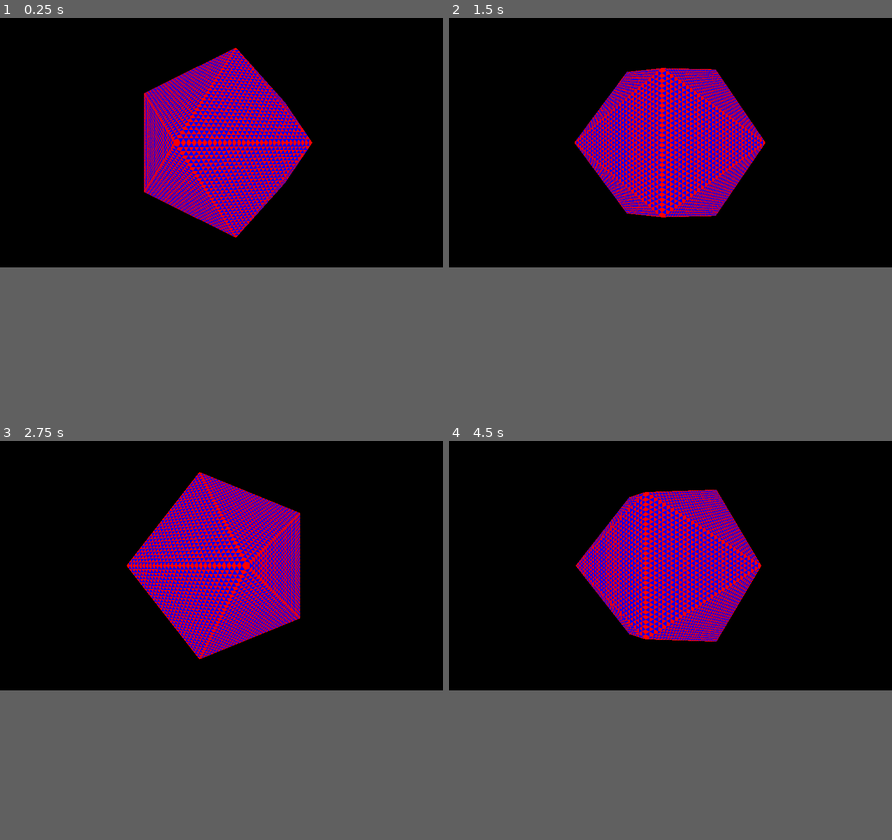
Above: before the commit, frames 1-4 (two rows, left to right).
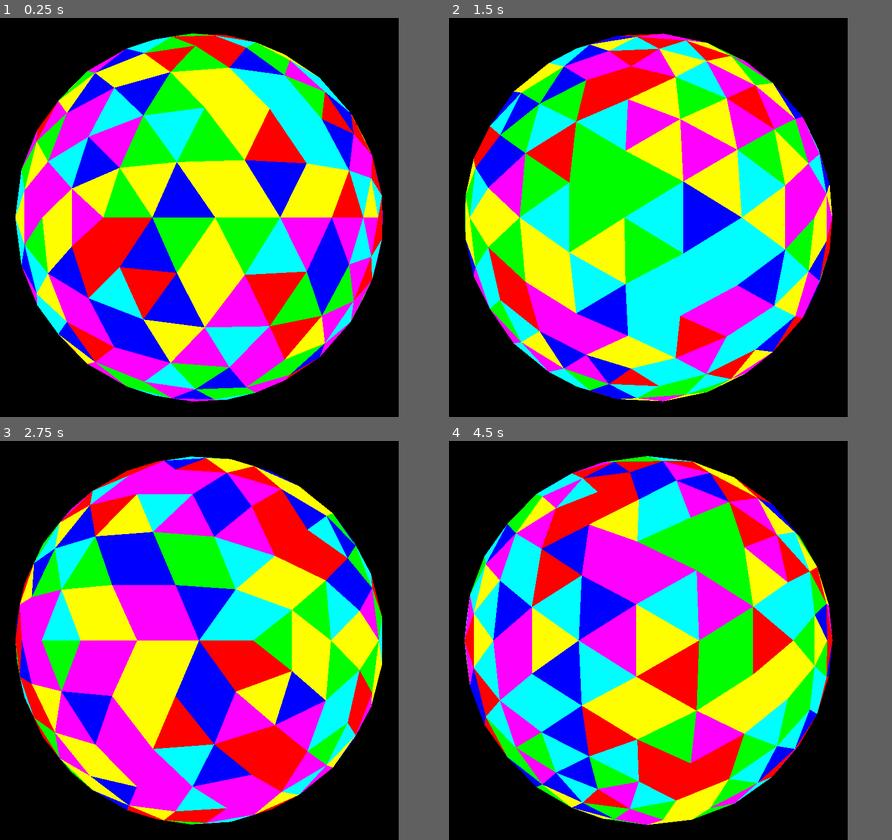
Above: after the commit, the same moments.

Repository: TomiMantyla/sphere
Game: Godot game, scene res://Cube-scene.tscn
The game is run twice, just before and just after one commit, with the same random seed, the same clock (stepped at 60 frames per second) and the same inputs.
Inputs:
- Up to frame 1 (0.25 s): no input
- Up to frame 2 (1.5 s): no input
- Up to frame 3 (2.75 s): no input
- Up to frame 4 (4.5 s): no input
In our replay, the window is 800x450 before the commit and 720x720 after it. These sizes can differ from the game's own. Grey fills any space a smaller window leaves; there, only what the larger window draws over its background counts as a difference.

The runs differ from the first frame. In frame 1, 58% of the frame differs, in the area x 3-87%, y 3-97%; in frame 2, 59%; in frame 3, 58%; in frame 4, 59%.

Commit message:
Ikosahedri värikkäänä

Diff:
--- a/Cube-scene.tscn
+++ b/Cube-scene.tscn
@@ -32,7 +32,7 @@
 environment = SubResource( 1 )
 
 [node name="Camera" type="Camera" parent="."]
-transform = Transform( 1, 0, 0, 0, 1, 0, 0, 0, 1, 0, 0, 4 )
+transform = Transform( 1, 0, 0, 0, 1, 0, 0, 0, 1, 0, 0, 3.5 )
 
 [node name="Cube" type="MeshInstance" parent="."]
 visible = false
@@ -49,12 +49,12 @@
 visible = false
 material_override = SubResource( 4 )
 script = ExtResource( 3 )
-freq = 10
+freq = 6
 
 [node name="Icosahedron" type="MeshInstance" parent="."]
 material_override = SubResource( 5 )
 script = ExtResource( 4 )
-frequency = 30
+frequency = 6
 
 [node name="DirectionalLight" type="DirectionalLight" parent="."]
 transform = Transform( 1, 0, 0, 0, -0.0457466, 0.998953, 0, -0.998953, -0.0457466, 0, 5.79813, 1.55308 )
--- a/Icosahedron.gd
+++ b/Icosahedron.gd
@@ -5,8 +5,13 @@
 
 const phi = (1+sqrt(5))/2
 
+var radius
+
 var vertices = []
+var m
 var st = SurfaceTool.new()
+var mdt = MeshDataTool.new()
+
 
 func _ready():
 
@@ -27,6 +32,7 @@
 	vertices[10] = Vector3(0.0, -phi, 1.0)
 	vertices[11] = Vector3(0.0, -phi, -1.0)
 
+	radius = vertices[0].length()
 
 	st.begin(Mesh.PRIMITIVE_TRIANGLES)
 	#Top --Who says which vertex is on top?
@@ -71,7 +77,14 @@
 	#st.generate_normals()
 	#mesh = st.commit()
 
-	mesh=st.commit()
+	m=st.commit()
+	mdt.create_from_surface(m, 0)
+	for i in range(mdt.get_vertex_count()):
+		var vertex = mdt.get_vertex(i)
+		mdt.set_vertex(i, vertex.normalized()*radius)
+	m.surface_remove(0)
+	mdt.commit_to_surface(m)
+	mesh = m
 
 func _process(delta):
 	rotate_y(delta)
@@ -90,6 +103,8 @@
 	var vertices = []
 	var st
 
+	var colors = [Color.red, Color.blue, Color.yellow, Color.green, Color.magenta, Color.cyan]
+
 	#const hcoff = 0.86602540378
 
 	func meshify():
@@ -106,7 +121,7 @@
 		for i in range(1, freq):
 			for j in range(i+1):
 				#Ensin ylöspäin osoittavat kolmiot
-				st.add_color(Color.red)
+				st.add_color(colors[randi() % colors.size()])
 				st.add_normal(vertices[i][j])
 				st.add_vertex(vertices[i][j])
 				st.add_normal(vertices[i+1][j+1])
@@ -115,7 +130,7 @@
 				st.add_vertex(vertices[i+1][j])
 				#Sitten alaspäin osoittavat kolmiot
 			for j in range(i):
-				st.add_color(Color.blue)
+				st.add_color(colors[randi() % colors.size()])
 				st.add_normal(vertices[i][j])
 				st.add_vertex(vertices[i][j])
 				st.add_normal(vertices[i][j+1])
@@ -134,6 +149,7 @@
 		left = v2
 		freq = frequence
 		st = surface_tool
+		randomize ( )
 
 	func calculate_vertices():
 
--- a/project.godot
+++ b/project.godot
@@ -21,7 +21,7 @@
 
 [display]
 
-window/size/width=1280
+window/size/width=720
 window/size/height=720
 
 [rendering]
